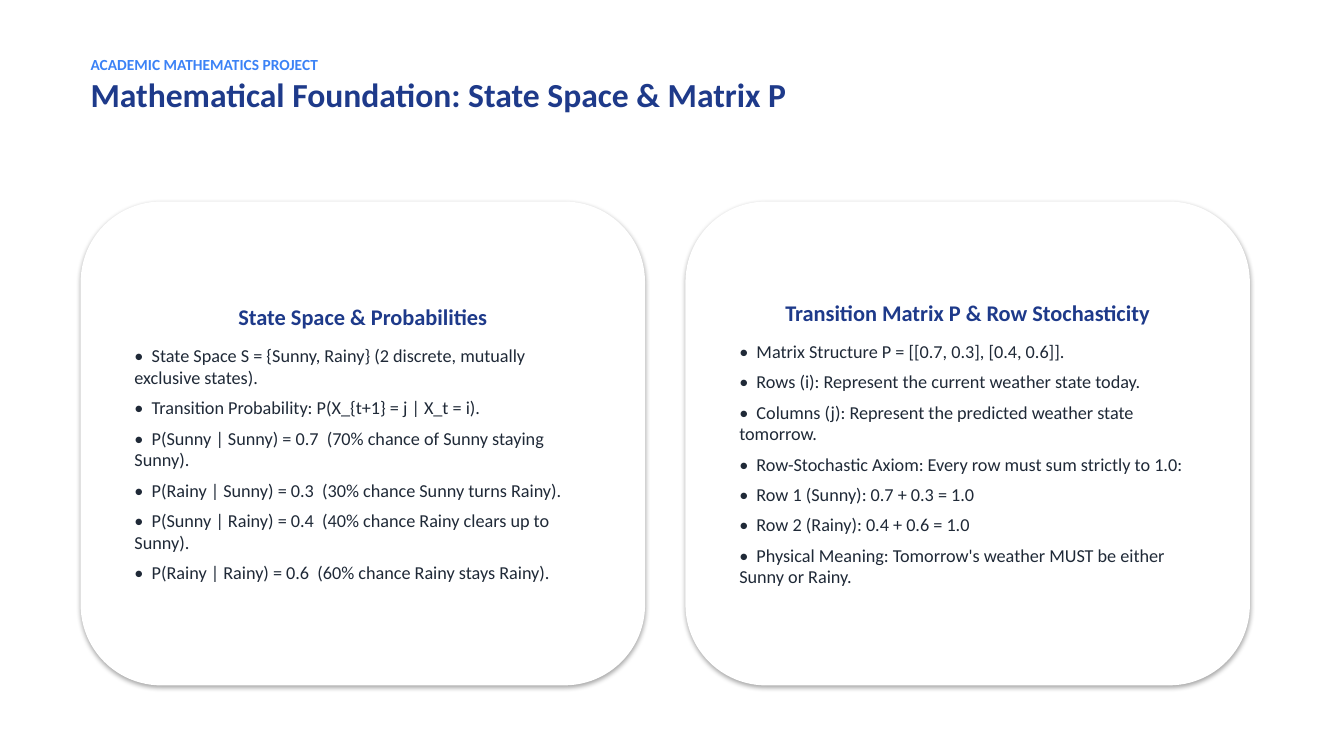
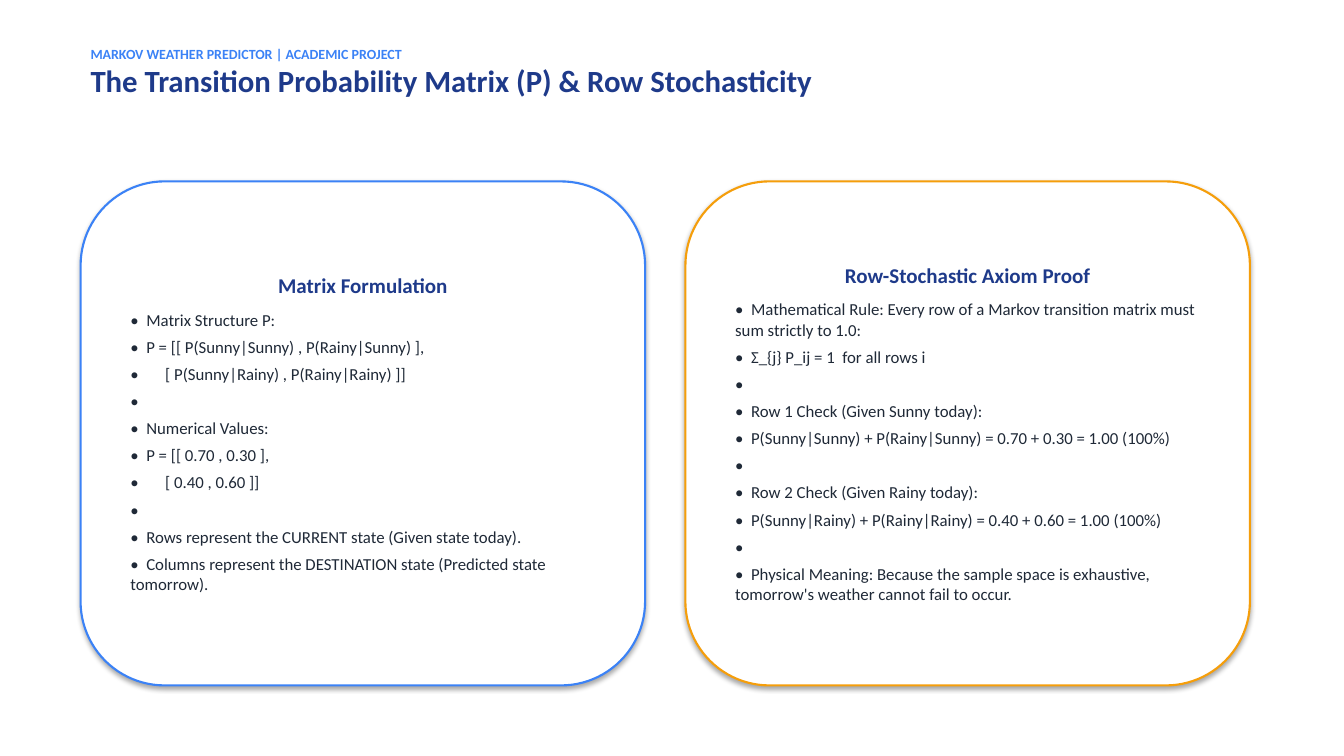
Before and after one commit to sivakesavacodes/-weather-markov-predictor, a slide deck: slide 6 of MARKOV_WEATHER_PREDICTOR_PRESENTATION.pptx (slide 3 before the commit). Drawn at 1344x756 pixels with LibreOffice and Linux fonts; fonts in the diff are those of the drawing. Boxes give left, top, right and bottom in pixels: in the first picture for what was removed or moved away, otherwise in the second. Text is boxed around its words. In the diff, an @@ line names an element or a change of style, - is before the commit and + after.

```diff
--- a/MARKOV_WEATHER_PREDICTOR_PRESENTATION.pptx
+++ b/MARKOV_WEATHER_PREDICTOR_PRESENTATION.pptx
@@ text at box(91, 50, 811, 97): text changed; size 24 to 22 pt @@
-ACADEMIC MATHEMATICS PROJECT
-Mathematical Foundation: State Space & Matrix P
+MARKOV WEATHER PREDICTOR | ACADEMIC PROJECT
+The Transition Probability Matrix (P) & Row Stochasticity
@@ rounded rectangle "Matrix Formulation": place and size @@
-rounded rectangle "Matrix Formulation" at box(81, 202, 645, 686)
+rounded rectangle "Matrix Formulation" at box(81, 181, 645, 686)
@@ rounded rectangle "Matrix Formulation" at box(81, 181, 645, 686): outline none to #3B82F6 1.5 pt @@
@@ rounded rectangle "Row-Stochastic Axiom Proof": place and size @@
-rounded rectangle "Row-Stochastic Axiom Proof" at box(686, 202, 1250, 686)
+rounded rectangle "Row-Stochastic Axiom Proof" at box(686, 181, 1250, 686)
@@ rounded rectangle "Row-Stochastic Axiom Proof" at box(686, 181, 1250, 686): outline none to #F59E0B 1.5 pt @@
@@ text in rounded rectangle at box(735, 268, 1194, 600): text changed; size 13 to 12 pt @@
-Transition Matrix P & Row Stochasticity
-• Matrix Structure P = [[0.7, 0.3], [0.4, 0.6]].
-• Rows (i): Represent the current weather state today.
-• Columns (j): Represent the predicted weather state tomorrow.
-• Row-Stochastic Axiom: Every row must sum strictly to 1.0:
-• Row 1 (Sunny): 0.7 + 0.3 = 1.0
-• Row 2 (Rainy): 0.4 + 0.6 = 1.0
-• Physical Meaning: Tomorrow's weather MUST be either Sunny or Rainy.
+Row-Stochastic Axiom Proof
+• Mathematical Rule: Every row of a Markov transition matrix must sum strictly to 1.0:
+• Σ_{j} P_ij = 1 for all rows i
+•
+• Row 1 Check (Given Sunny today):
+• P(Sunny|Sunny) + P(Rainy|Sunny) = 0.70 + 0.30 = 1.00 (100%)
+•
+• Row 2 Check (Given Rainy today):
+• P(Sunny|Rainy) + P(Rainy|Rainy) = 0.40 + 0.60 = 1.00 (100%)
+•
+• Physical Meaning: Because the sample space is exhaustive, tomorrow's weather cannot fail to occur.
@@ text in rounded rectangle at box(130, 278, 545, 592): text changed; size 13 to 12 pt @@
-State Space & Probabilities
-• State Space S = {Sunny, Rainy} (2 discrete, mutually exclusive states).
-• Transition Probability: P(X_{t+1} = j | X_t = i).
-• P(Sunny | Sunny) = 0.7 (70% chance of Sunny staying Sunny).
-• P(Rainy | Sunny) = 0.3 (30% chance Sunny turns Rainy).
-• P(Sunny | Rainy) = 0.4 (40% chance Rainy clears up to Sunny).
-• P(Rainy | Rainy) = 0.6 (60% chance Rainy stays Rainy).
+Matrix Formulation
+• Matrix Structure P:
+• P = [[ P(Sunny|Sunny) , P(Rainy|Sunny) ],
+• [ P(Sunny|Rainy) , P(Rainy|Rainy) ]]
+•
+• Numerical Values:
+• P = [[ 0.70 , 0.30 ],
+• [ 0.40 , 0.60 ]]
+•
+• Rows represent the CURRENT state (Given state today).
+• Columns represent the DESTINATION state (Predicted state tomorrow).
```
Also in this commit, not shown: 2 other slides changed, 14 slides added, 6 slides removed, 2 other files.
